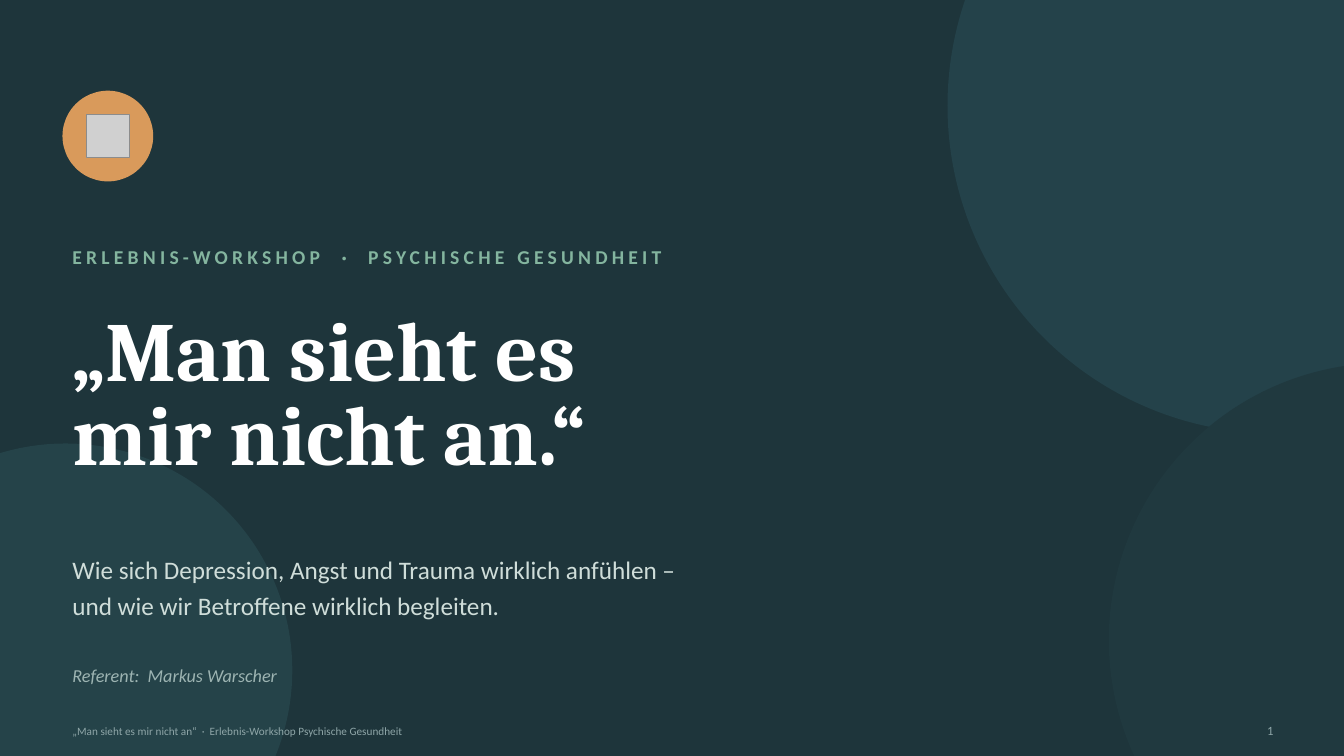
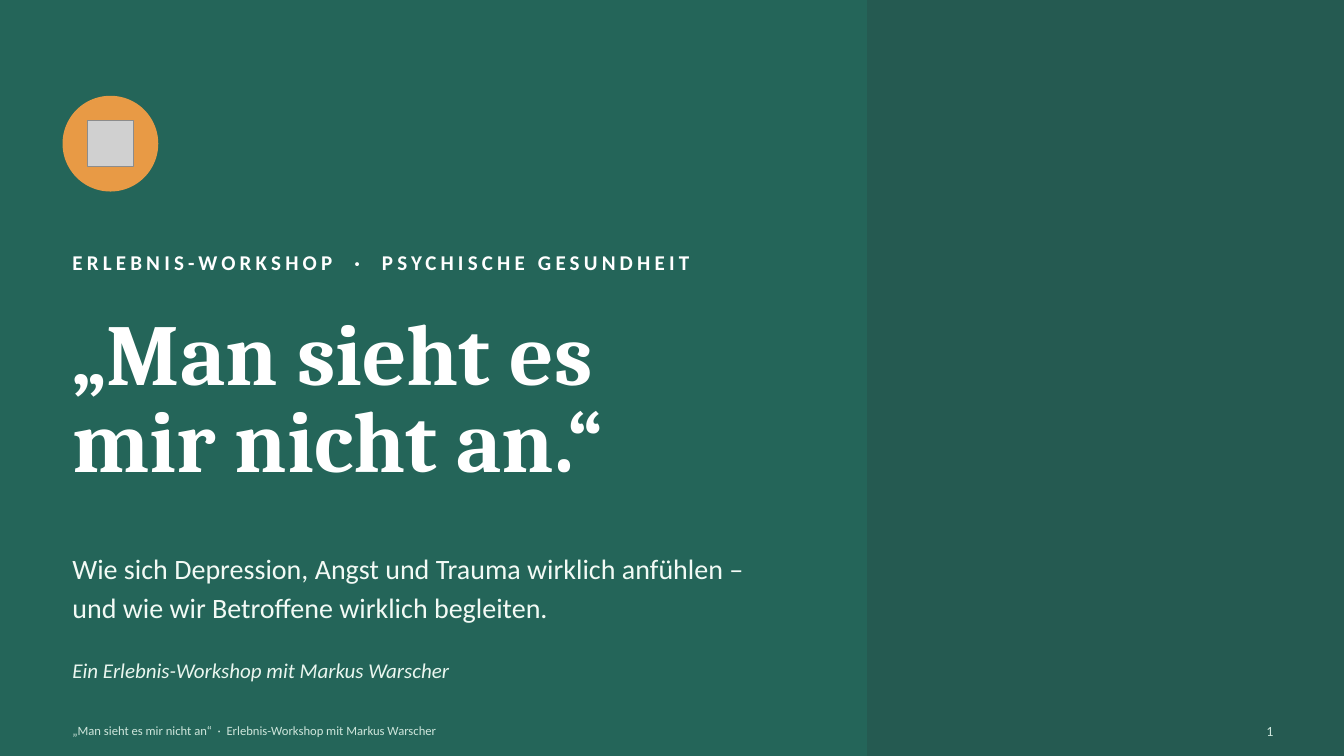
Before and after one commit to warscher80/spanwerk-datenschutz, a slide deck: slide 1 of workshop-psychische-gesundheit/Foliensatz_Man-sieht-es-mir-nicht-an.pptx. Drawn at 1344x756 pixels with LibreOffice and Linux fonts; fonts in the diff are those of the drawing; grey boxes stand for pictures; background and template pictures are left out; a plain dark background stands for a picture behind light text. Boxes give left, top, right and bottom in pixels: in the first picture for what was removed or moved away, otherwise in the second. Text is boxed around its words. In the diff, an @@ line names an element or a change of style, - is before the commit and + after.

```diff
--- a/workshop-psychische-gesundheit/Foliensatz_Man-sieht-es-mir-nicht-an.pptx
+++ b/workshop-psychische-gesundheit/Foliensatz_Man-sieht-es-mir-nicht-an.pptx
@@ background #1E353B to picture (left out) @@
@@ rectangle added at <box>0,0,1344,756</box>, fill #24685C at 78% opacity @@
@@ rectangle added at <box>0,0,867,756</box>, fill #24685C at 80% opacity @@
@@ ellipse removed at <box>948,0,1344,434</box> @@
@@ ellipse: place and size @@
-ellipse at <box>63,91,153,181</box>
+ellipse at <box>63,96,158,192</box>
@@ ellipse at <box>63,96,158,192</box>: fill #D99A5B to #E89A45 @@
@@ picture: place and size @@
-picture at <box>86,114,129,157</box>
+picture at <box>88,121,134,167</box>
@@ text "ERLEBNIS-WORKSHOP · PSYCHISCHE GESUNDHEIT" at <box>72,256,689,270</box>: size 14 to 15 pt, text colour #84B59F to #FFFFFF @@
@@ text "„Man sieht es" at <box>72,324,602,473</box>: size 60 to 62 pt; line spacing 60pt to 62pt @@
@@ ellipse removed at <box>1109,363,1344,756</box> @@
@@ ellipse removed at <box>0,444,292,756</box> @@
@@ text "Wie sich Depression, Angst und ..." at <box>72,559,723,623</box>: size 18 to 20 pt, text colour #CFDDD9 to #F2FAF5; line spacing 26pt to 28pt @@
@@ text at <box>72,663,449,682</box>: text changed; size 13 to 15 pt; text colour #9DB4B2 to #EAF6EF @@
-Referent: Markus Warscher
+Ein Erlebnis-Workshop mit Markus Warscher
@@ text "1" at <box>1266,727,1273,736</box>: size 9 to 10 pt, text colour #8FA6A8 to #CFE6DC @@
@@ text at <box>72,726,436,737</box>: text changed; size 8 to 9 pt; text colour #8FA6A8 to #CFE6DC @@
-„Man sieht es mir nicht an“ · Erlebnis-Workshop Psychische Gesundheit
+„Man sieht es mir nicht an“ · Erlebnis-Workshop mit Markus Warscher
```
Also in this commit, not shown: 38 other slides changed, 1 slide added, 4 other files.
